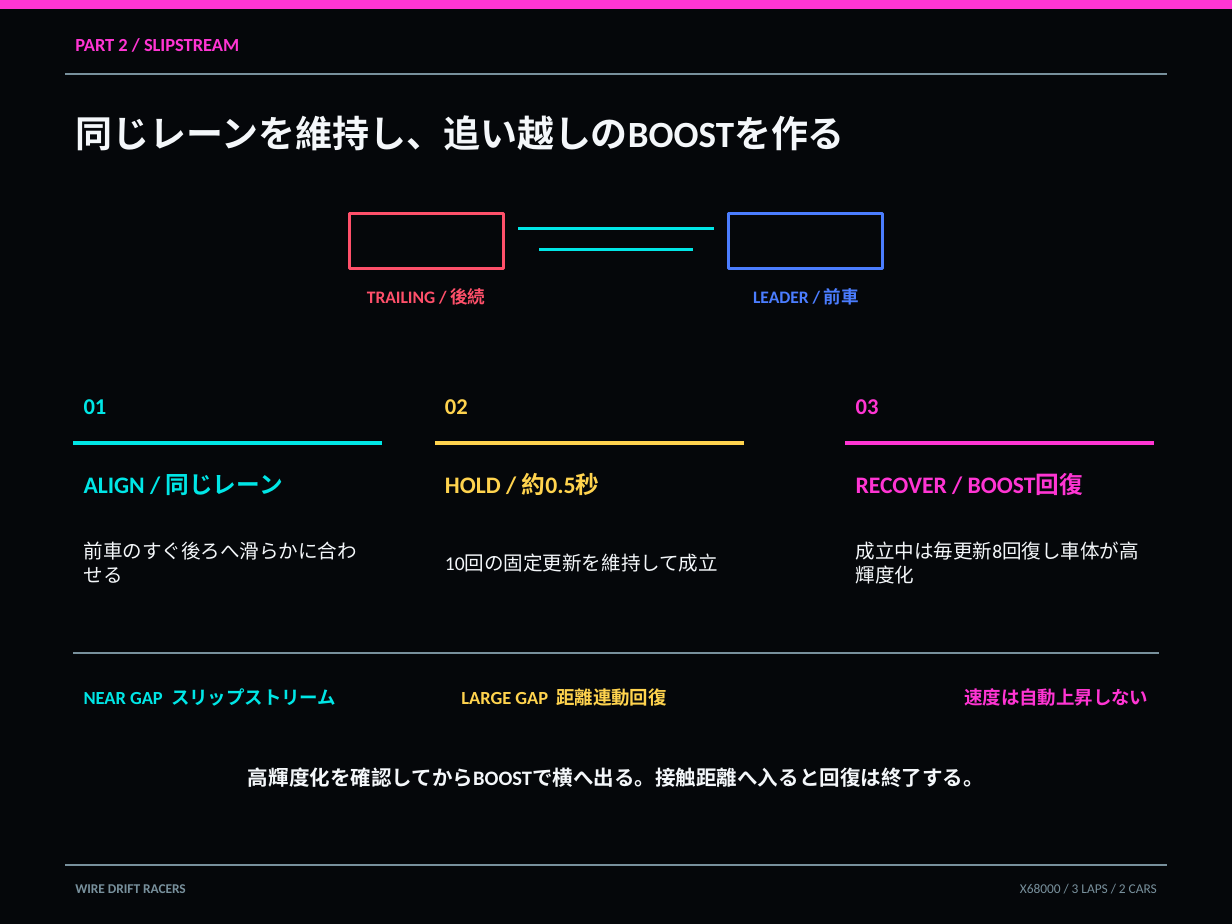
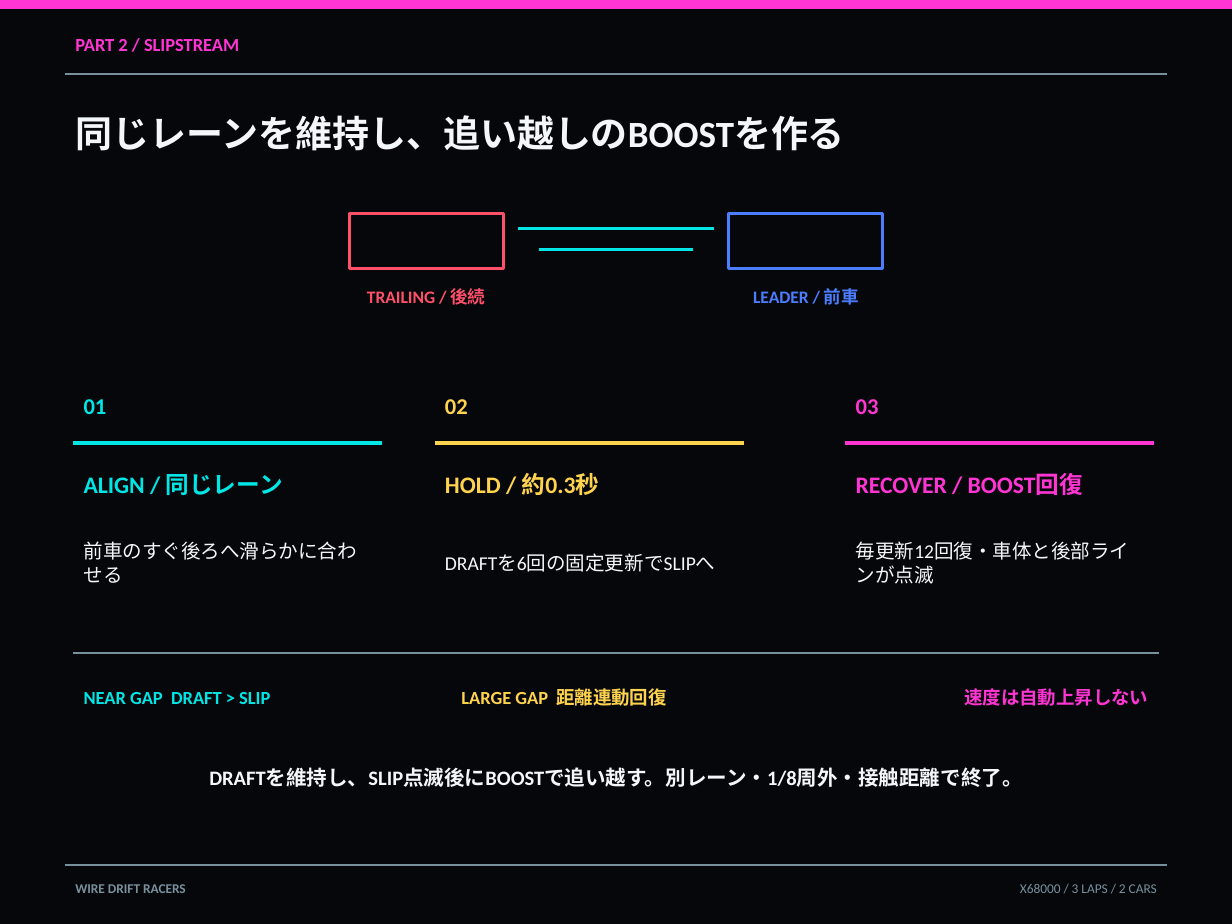
Before and after one commit to renatus-novus-x/wdrfrace, a slide deck: slide 16 of doc/manual-ja.pptx. Drawn at 1232x924 pixels with LibreOffice and Linux fonts; fonts in the diff are those of the drawing. Boxes give left, top, right and bottom in pixels: in the first picture for what was removed or moved away, otherwise in the second. Text is boxed around its words. In the diff, an @@ line names an element or a change of style, - is before the commit and + after.

```diff
--- a/doc/manual-ja.pptx
+++ b/doc/manual-ja.pptx
@@ text at (445, 473, 600, 495): text changed @@
-HOLD / 約0.5秒
+HOLD / 約0.3秒
@@ text at (445, 554, 715, 572): text changed @@
-10回の固定更新を維持して成立
+DRAFTを6回の固定更新でSLIPへ
@@ text at (856, 541, 1130, 584): text changed @@
-成立中は毎更新8回復し車体が高輝度化
+毎更新12回復・車体と後部ラインが点滅
@@ text at (84, 692, 270, 704): text changed @@
-NEAR GAP スリップストリーム
+NEAR GAP DRAFT > SLIP
@@ text at (209, 768, 1022, 787): text changed @@
-高輝度化を確認してからBOOSTで横へ出る。接触距離へ入ると回復は終了する。
+DRAFTを維持し、SLIP点滅後にBOOSTで追い越す。別レーン・1/8周外・接触距離で終了。
```
Also in this commit, not shown: 1 other slide changed, 12 other files.
